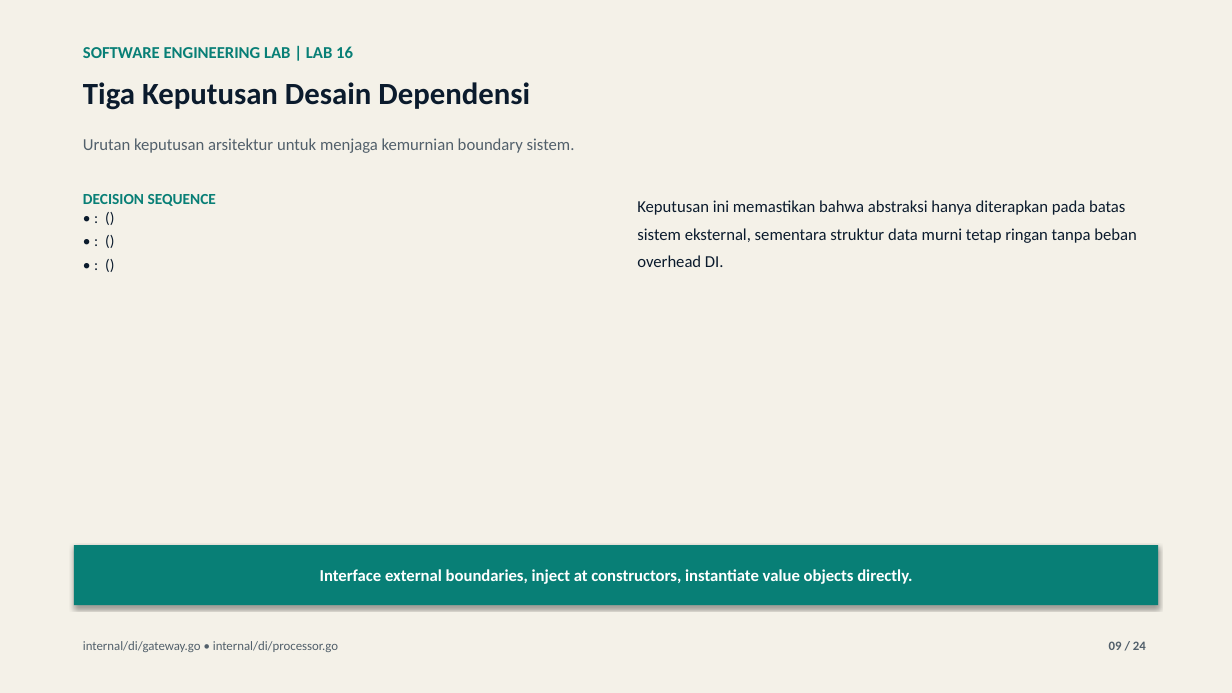
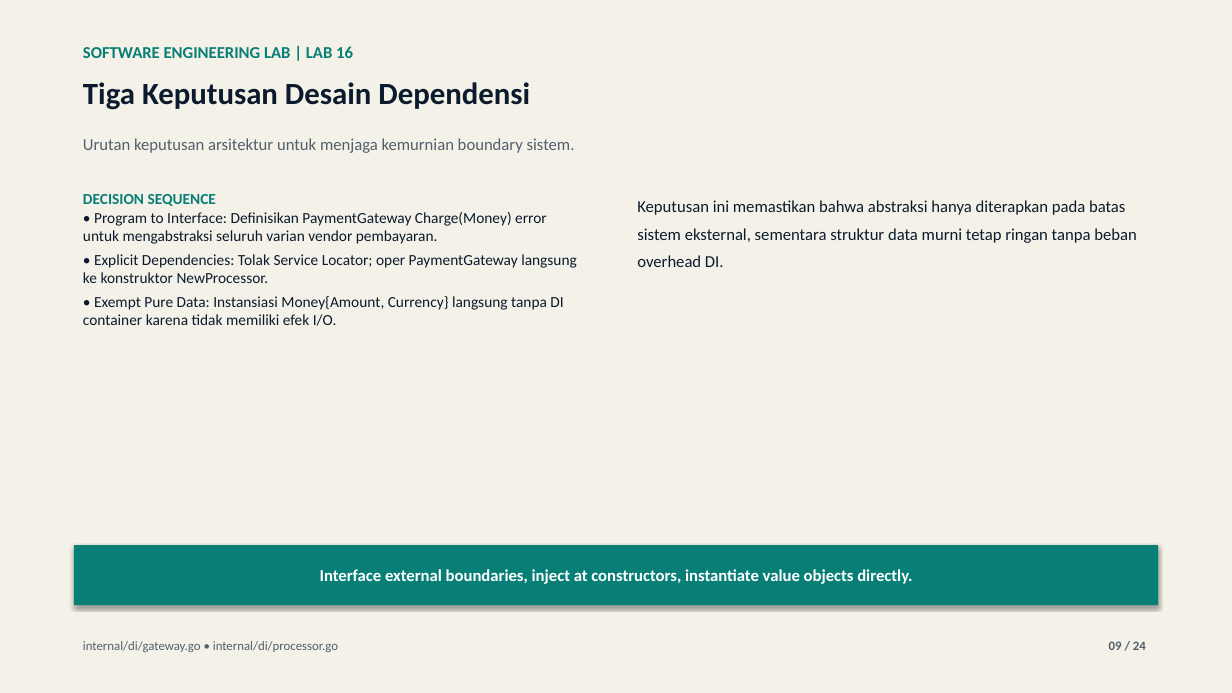
Before and after one commit to lukman-ss/software-engineering-lab, a slide deck: slide 9 of labs/16-dependency-injection/result/linkedin/lab-16-dependency-injection-carousel.pptx. Drawn at 1232x693 pixels with LibreOffice and Linux fonts; fonts in the diff are those of the drawing. Boxes give left, top, right and bottom in pixels: in the first picture for what was removed or moved away, otherwise in the second. Text is boxed around its words. In the diff, an @@ line names an element or a change of style, - is before the commit and + after.

```diff
--- a/labs/16-dependency-injection/result/linkedin/lab-16-dependency-injection-carousel.pptx
+++ b/labs/16-dependency-injection/result/linkedin/lab-16-dependency-injection-carousel.pptx
@@ text at <box>83,212,577,326</box>: text changed @@
-• : ()
-• : ()
-• : ()
+• Program to Interface: Definisikan PaymentGateway Charge(Money) error untuk mengabstraksi seluruh varian vendor pembayaran.
+• Explicit Dependencies: Tolak Service Locator; oper PaymentGateway langsung ke konstruktor NewProcessor.
+• Exempt Pure Data: Instansiasi Money{Amount, Currency} langsung tanpa DI container karena tidak memiliki efek I/O.
```
Also in this commit, not shown: 9 other slides changed, 4 other files.
